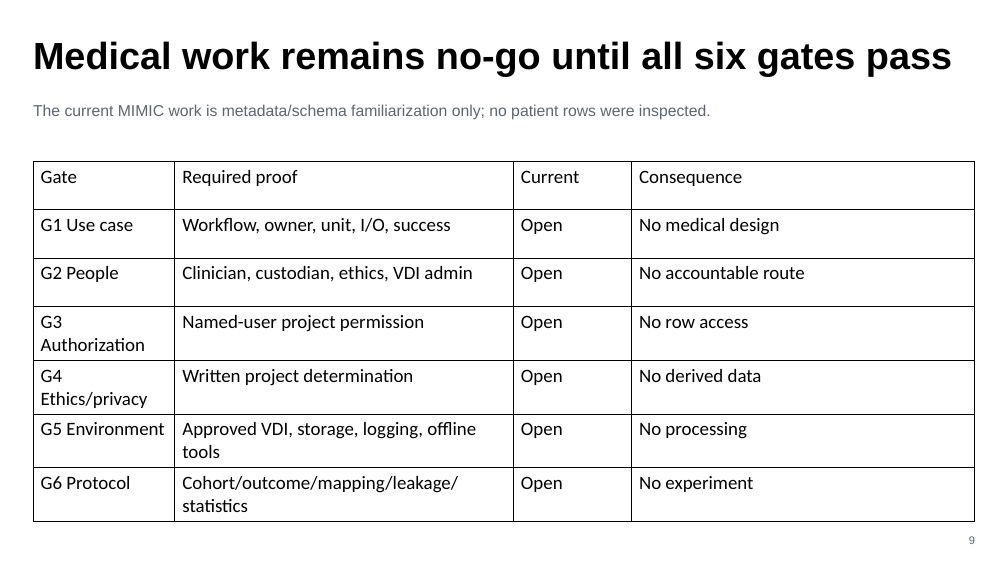
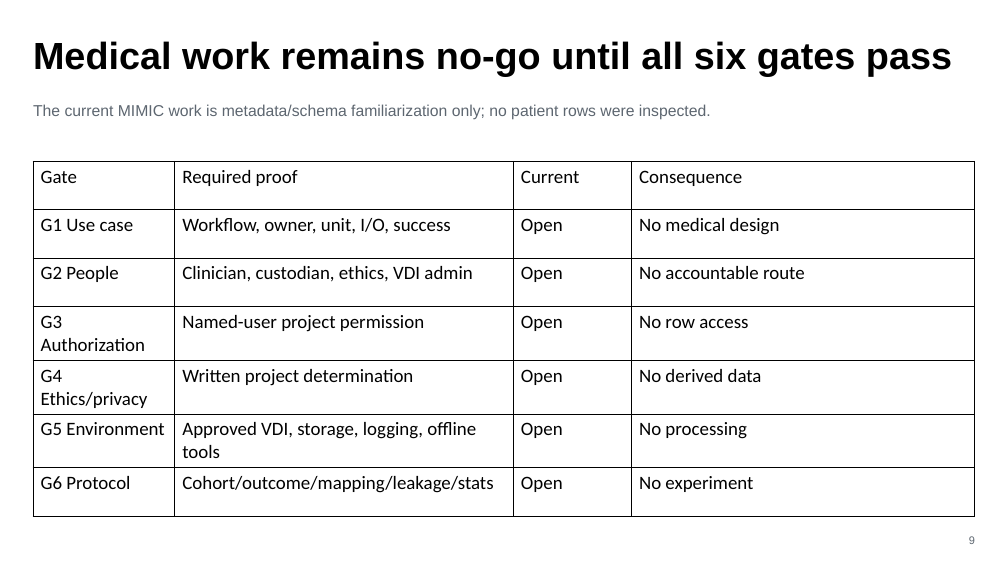
Before and after one commit to AliHamed17/Vego-Ai, a slide deck: slide 9 of presentations/VEGO-AI-Iris-Supervisor-Decisions-2026-08-05.pptx. Drawn at 1008x567 pixels with LibreOffice and Linux fonts; fonts in the diff are those of the drawing. Boxes give left, top, right and bottom in pixels: in the first picture for what was removed or moved away, otherwise in the second. Text is boxed around its words. In the diff, an @@ line names an element or a change of style, - is before the commit and + after.

```diff
--- a/presentations/VEGO-AI-Iris-Supervisor-Decisions-2026-08-05.pptx
+++ b/presentations/VEGO-AI-Iris-Supervisor-Decisions-2026-08-05.pptx
@@ table at box(33, 162, 975, 501) @@
-row 7, column 2: Cohort/outcome/mapping/leakage/statistics
+row 7, column 2: Cohort/outcome/mapping/leakage/stats
```
Also in this commit, not shown: 11 other slides changed, 38 other files.
